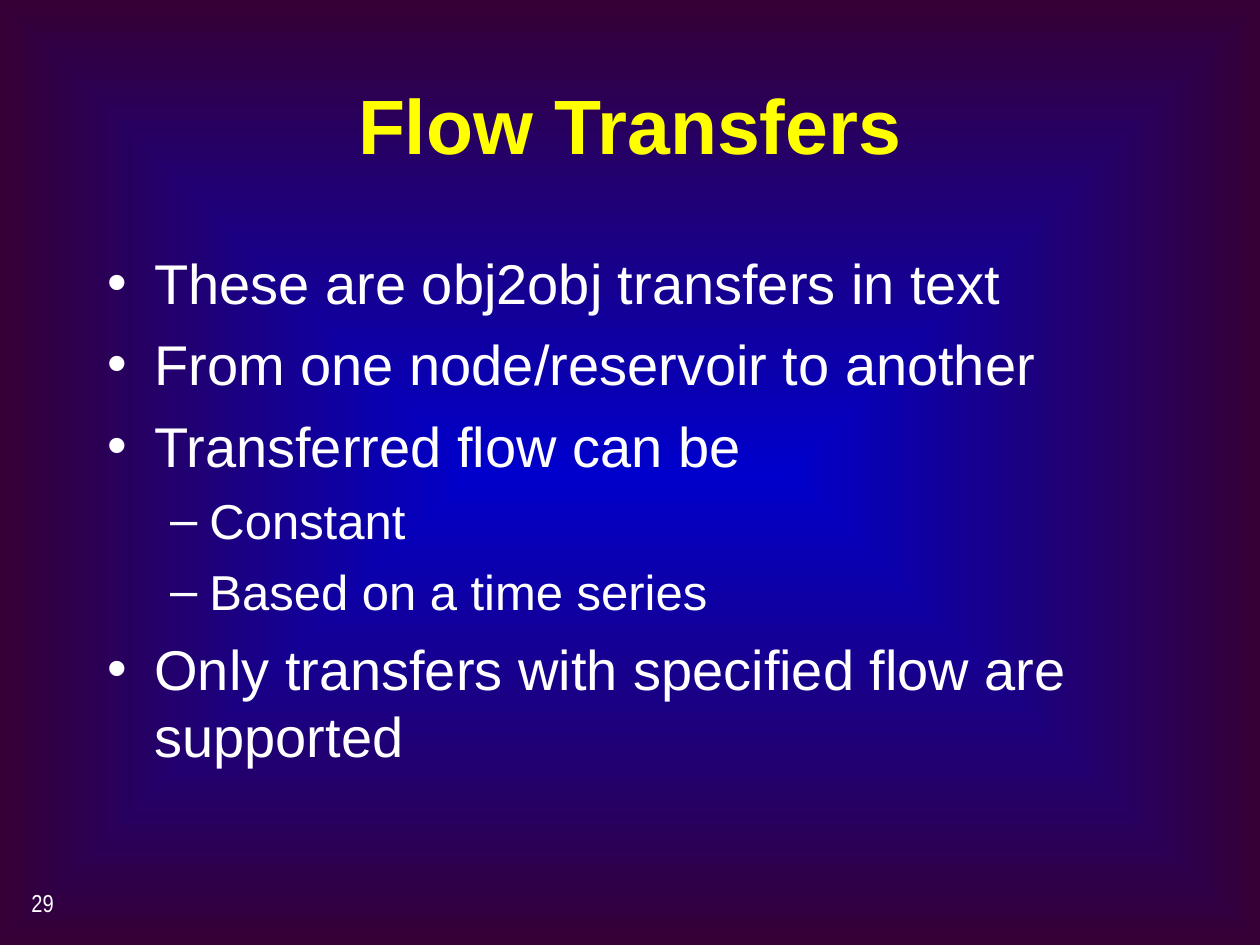
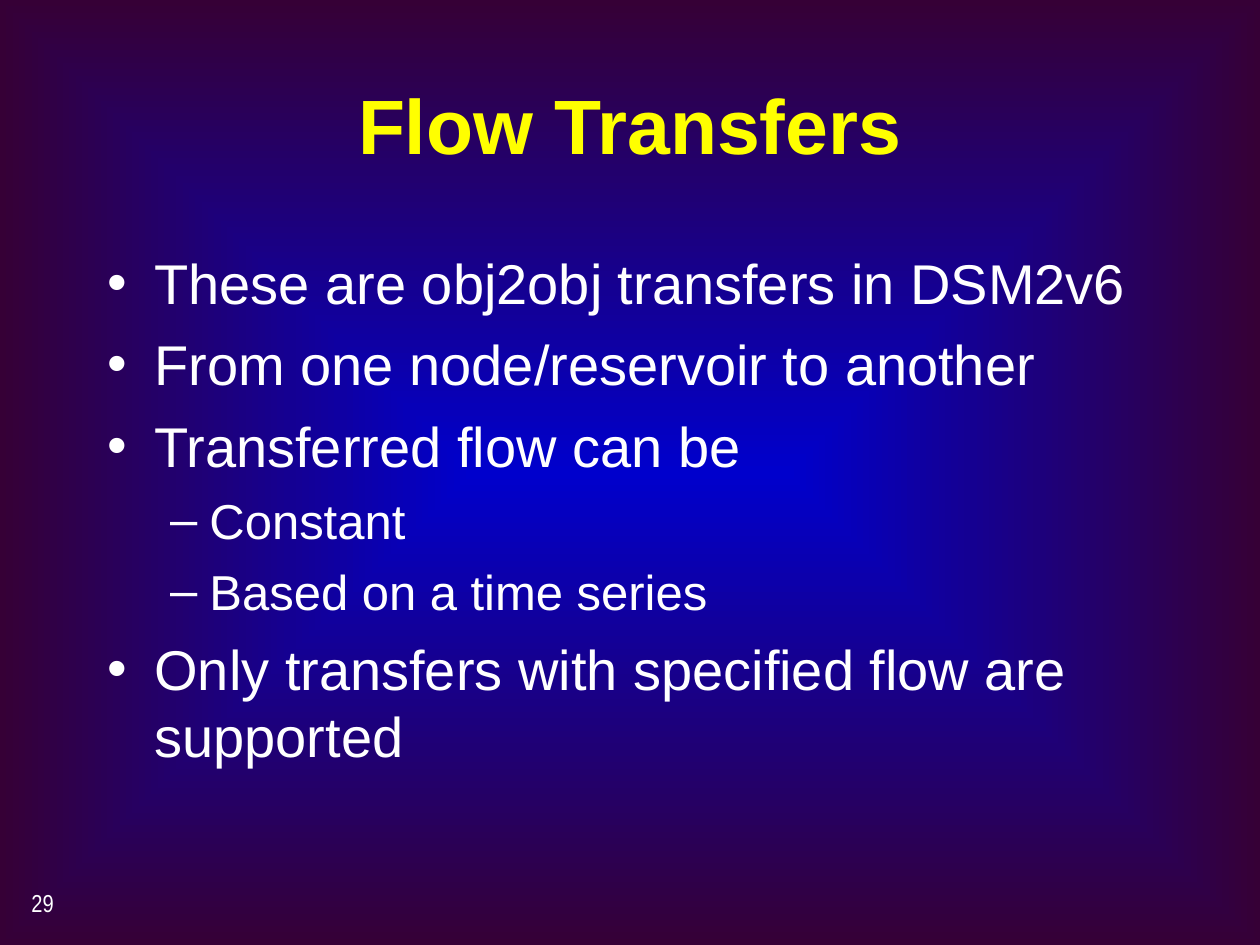
Before and after one commit to CADWRDeltaModeling/dsm2, a slide deck: slide 29 of dsm2/presentations/BT2_Reservoir_Gate_Transfer.ppt. Drawn at 1260x945 pixels with LibreOffice and Linux fonts; fonts in the diff are those of the drawing. Boxes give left, top, right and bottom in pixels: in the first picture for what was removed or moved away, otherwise in the second. Text is boxed around its words. In the diff, an @@ line names an element or a change of style, - is before the commit and + after.

```diff
--- a/dsm2/presentations/BT2_Reservoir_Gate_Transfer.ppt
+++ b/dsm2/presentations/BT2_Reservoir_Gate_Transfer.ppt
@@ text at bbox=[154, 260, 1125, 315]: text changed @@
-• These are obj2obj transfers in text
+• These are obj2obj transfers in DSM2v6
```
Also in this commit, not shown: 2 other slides changed, 2 other files.
